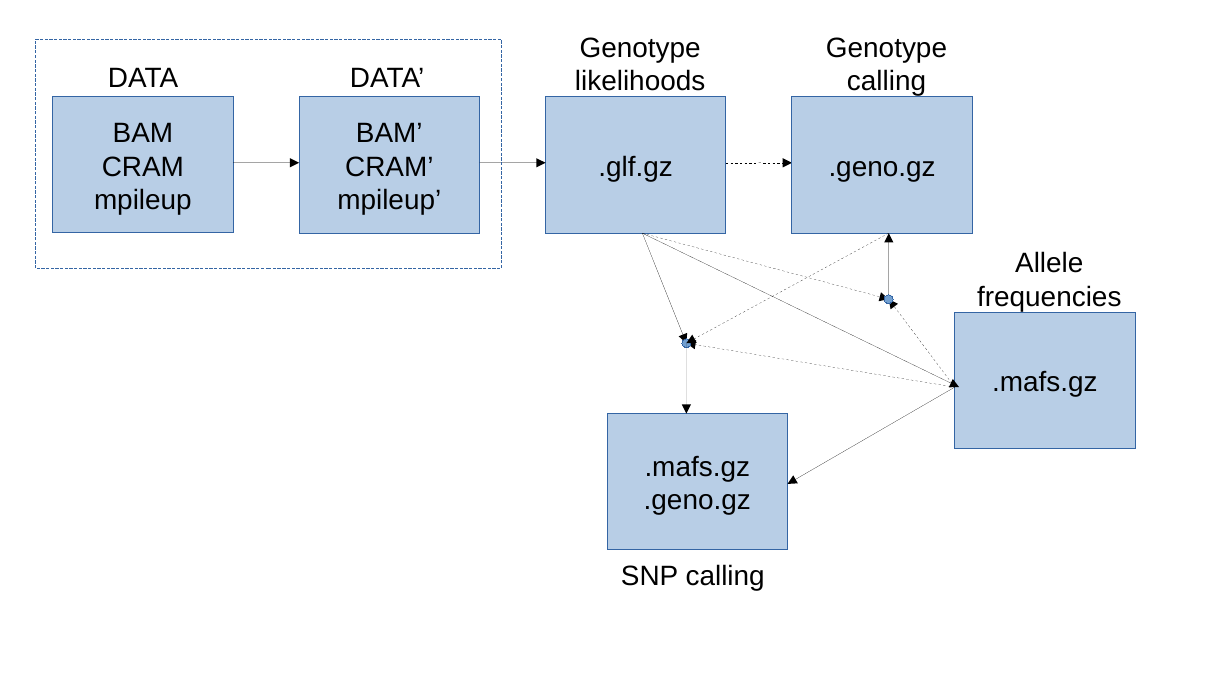
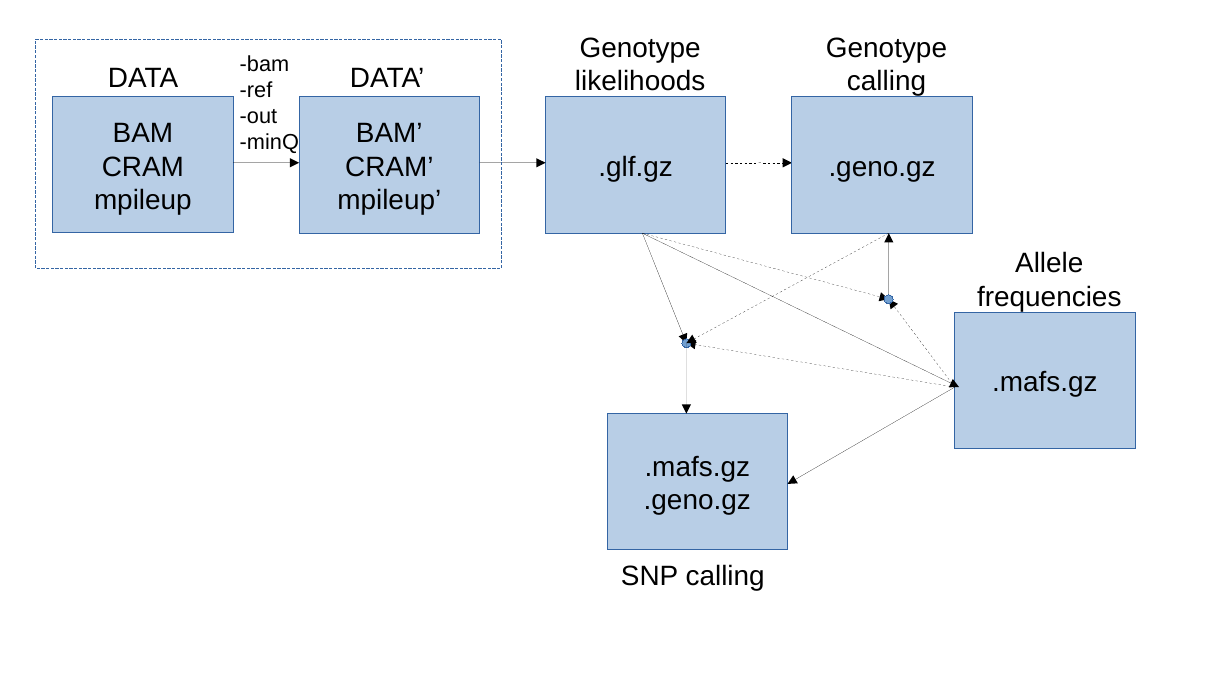
Before and after one commit to mfumagalli/Copenhagen, a slide deck: slide 1 of Files/angsd_wflow.odp. Drawn at 1232x693 pixels with LibreOffice and Linux fonts; fonts in the diff are those of the drawing. Boxes give left, top, right and bottom in pixels: in the first picture for what was removed or moved away, otherwise in the second. Text is boxed around its words. In the diff, an @@ line names an element or a change of style, - is before the commit and + after.

```diff
--- a/Files/angsd_wflow.odp
+++ b/Files/angsd_wflow.odp
@@ text added at [240,55,299,153], 14 pt, text #000000 @@
+-bam
+-ref
+-out
+-minQ
```
Also in this commit, not shown: 4 slides added, 4 other files.
